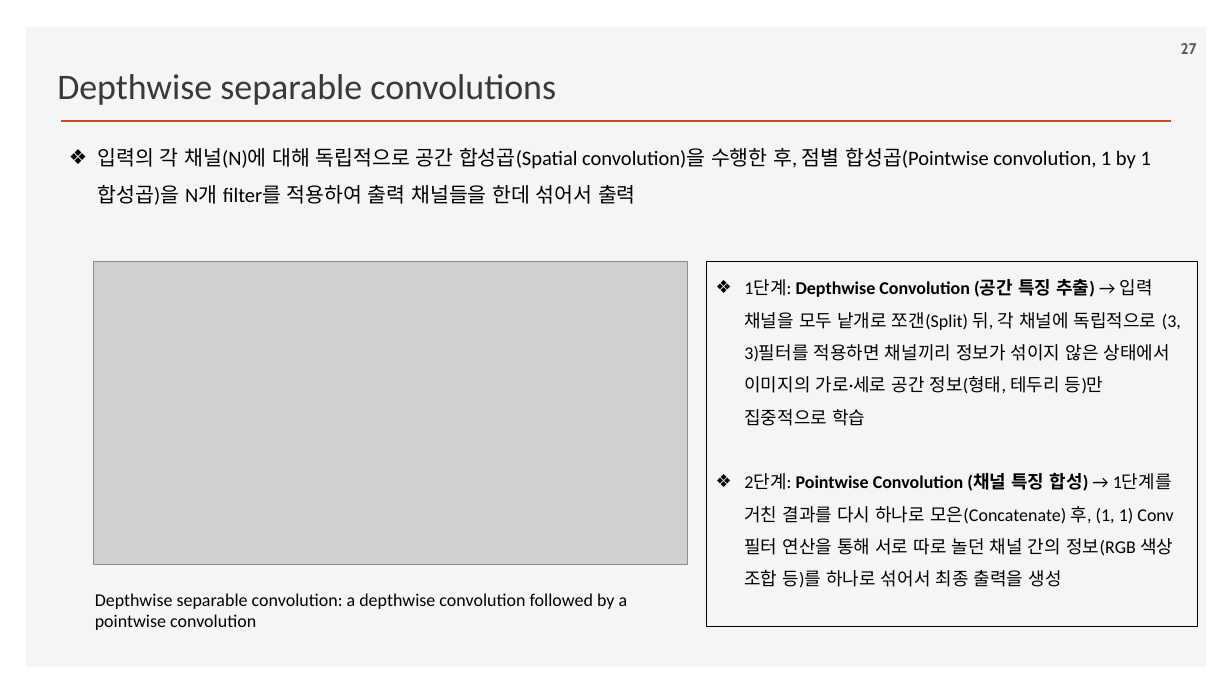
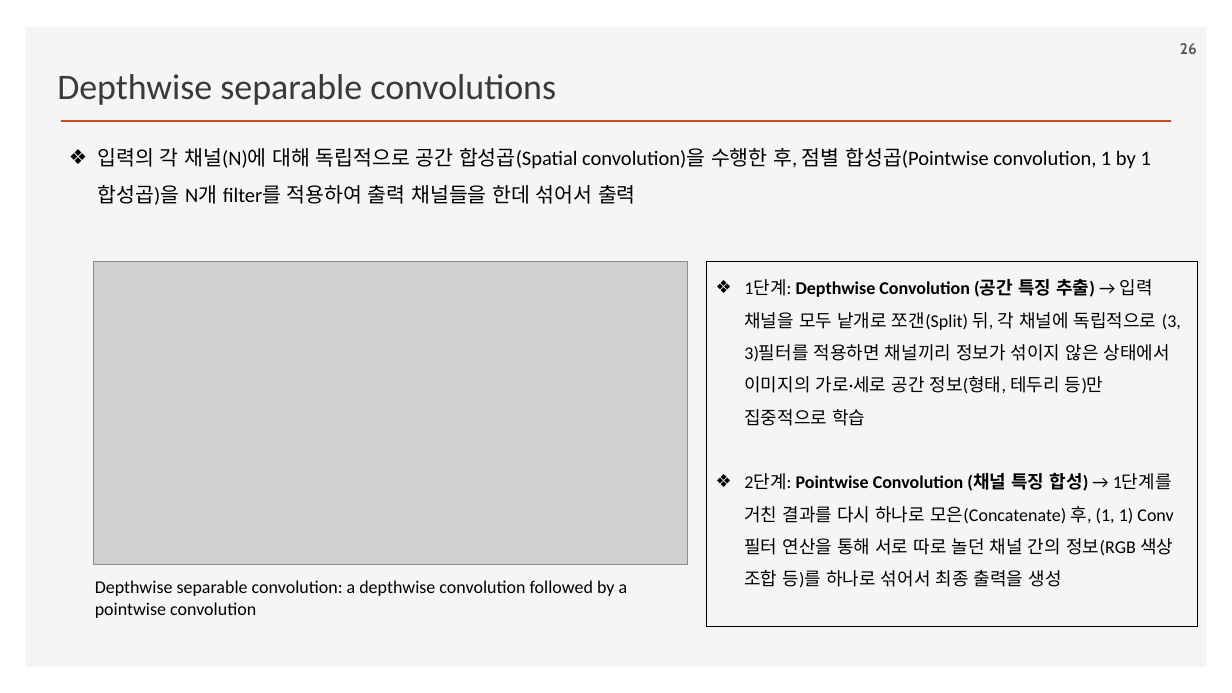
Before and after one commit to ancestor9/2026_Fall_Deep-Learning-with-Python, a slide deck: slide 26 of Chapter 09 ConvNet architecture patterns.pptx (slide 27 before the commit). Drawn at 1232x693 pixels with LibreOffice and Linux fonts; fonts in the diff are those of the drawing; grey boxes stand for pictures; background and template pictures are left out. Boxes give left, top, right and bottom in pixels: in the first picture for what was removed or moved away, otherwise in the second. Text is boxed around its words. In the diff, an @@ line names an element or a change of style, - is before the commit and + after.

```diff
--- a/Chapter 09 ConvNet architecture patterns.pptx
+++ b/Chapter 09 ConvNet architecture patterns.pptx
@@ page number at (x1=1180, y1=43, x2=1197, y2=54): text changed @@
-27
+26
@@ text "Depthwise separable convolution: a depthwise ..." moved from (x1=95, y1=593, x2=628, y2=630) to (x1=95, y1=580, x2=628, y2=618) @@
```
Also in this commit, not shown: 5 other slides changed, 8 slides added, 1 other file.
